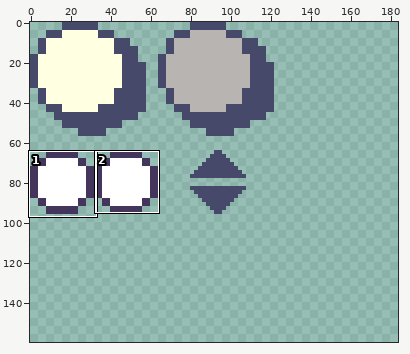
File history of a pixel-art file, aceprite/main_theme.aseprite. The picture above shows the old version from afar; the outline marks the close-up.
Close-up. Before the commit:
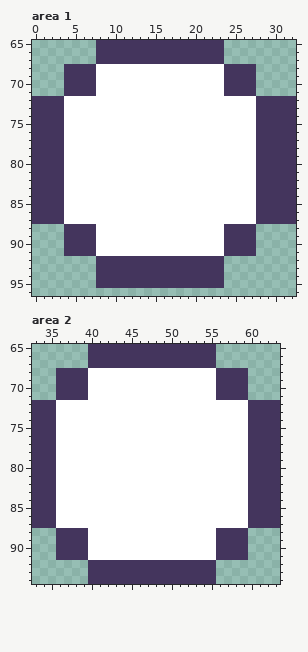
128x128 pixels, 1 frame. Shown: area 1: x 0..32, y 65..96; area 2: x 33..63, y 65..94. The old version is drawn lined up with the new one, on the new canvas. The wide view leaves out empty margins. The commit also changed other parts of the picture, which this record leaves out.
The same view after the edit:
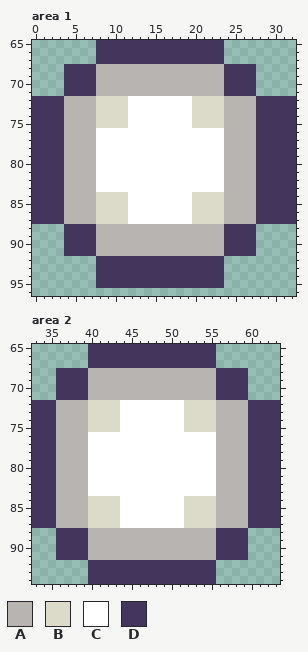
Palette (. is transparent): A #b8b4b2  B #dcdac9  C #ffffff  D #44355d
From old to new:
canvas 128x128 -> 192x160
Area 1:
Colour C gives way to colour A in rows 68 to 71 at x 8 to 23; in rows 72 to 87 at x 4 to 7 and 24 to 27; in rows 88 to 91 at x 8 to 23.
Colour C gives way to colour B in rows 72 to 75 at x 8 to 11 and 20 to 23; in rows 84 to 87 at x 8 to 11 and 20 to 23.
Area 2:
Colour C gives way to colour A in rows 68 to 71 at x 40 to 55; in rows 72 to 87 at x 36 to 39 and 56 to 59; in rows 88 to 91 at x 40 to 55.
Colour C gives way to colour B in rows 72 to 75 at x 40 to 43 and 52 to 55; in rows 84 to 87 at x 40 to 43 and 52 to 55.
Boxes around the changes in both close-ups, in picture pixels (x1, y1, x2, y2):
changed: (64, 64, 256, 256)
changed: (56, 368, 248, 560)
